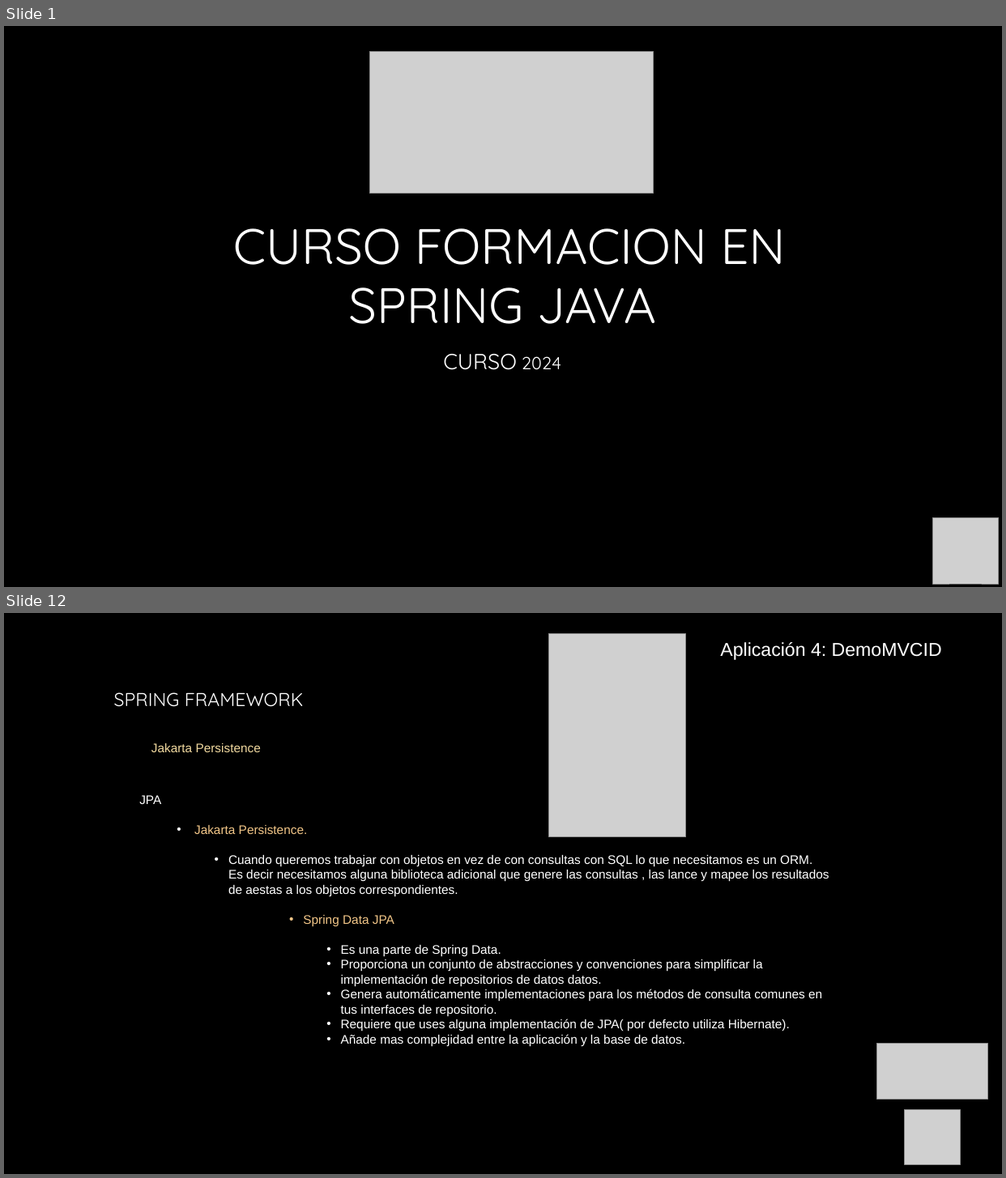
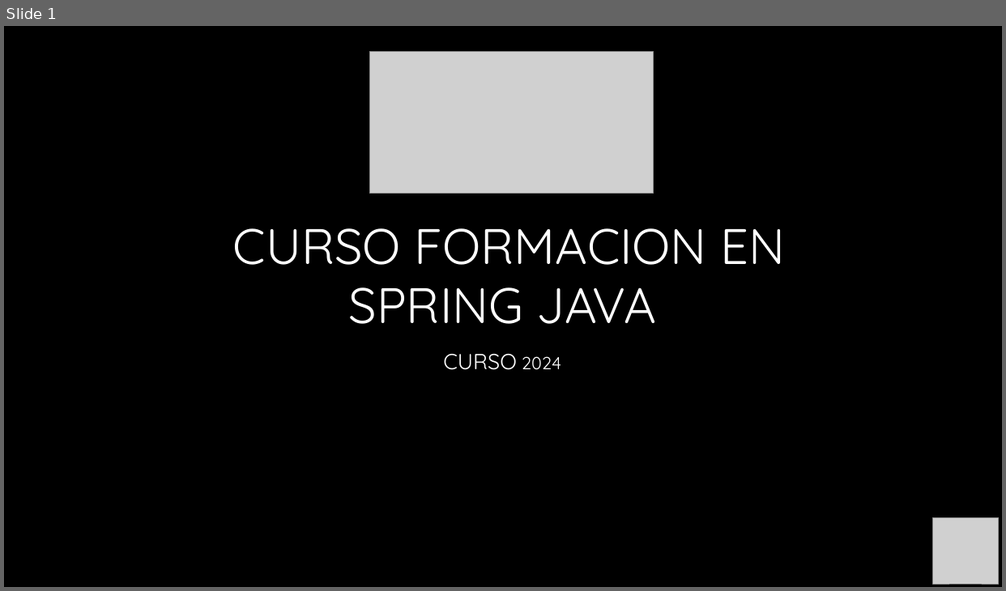
Before and after one commit to AntonioPardoRuiz/cursoSpring, a slide deck: Unidad 12- Spring Rest.pptx. Shown one above the other, each under a label of ours: slides 1 and 12 before the commit, slide 1 after it; the slides between them are not shown. The pictures are 1006x1178 and 1006x591 pixels, drawn with LibreOffice and Linux fonts; fonts in the diff are those of the drawing; grey boxes stand for pictures; background and template pictures are left out. Boxes give left, top, right and bottom in pixels: in the first picture for what was removed or moved away, otherwise in the second. Text is boxed around its words. In the diff, an @@ line names an element or a change of style, - is before the commit and + after.

Commit message:
Añadimos Spring Rest

```diff
--- a/Unidad 12- Spring Rest.pptx
+++ b/Unidad 12- Spring Rest.pptx
@@ slide 12 removed at [4,613,1002,1174], background picture (left out) @@
@@ picture removed at [549,634,686,837] @@
@@ text removed at [720,642,942,660] @@
-  Aplicación 4: DemoMVCID
@@ text removed at [114,692,304,752] @@
-SPRING FRAMEWORK
-  Jakarta Persistence
@@ text removed at [139,795,829,1046] @@
-  JPA
-    • Jakarta Persistence.
-      • Cuando queremos trabajar con objetos en vez de con consultas con SQL lo que necesitamos es un ORM. Es decir necesitamos alguna biblioteca adicional que genere las consultas , las lance y mapee los resultados de aestas a los objetos correspondientes.
-          • Spring Data JPA
-            • Es una parte de Spring Data.
-            • Proporciona un conjunto de abstracciones y convenciones para simplificar la implementación de repositorios de datos datos.
-            • Genera automáticamente implementaciones para los métodos de consulta comunes en tus interfaces de repositorio.
-            • Requiere que uses alguna implementación de JPA( por defecto utiliza Hibernate).
-            • Añade mas complejidad entre la aplicación y la base de datos.
@@ picture removed at [877,1044,987,1100] @@
@@ picture removed at [905,1110,960,1165] @@
```
Also in this commit, not shown: 2 slides changed, 37 slides added, 27 other slides removed, 16 other files.
